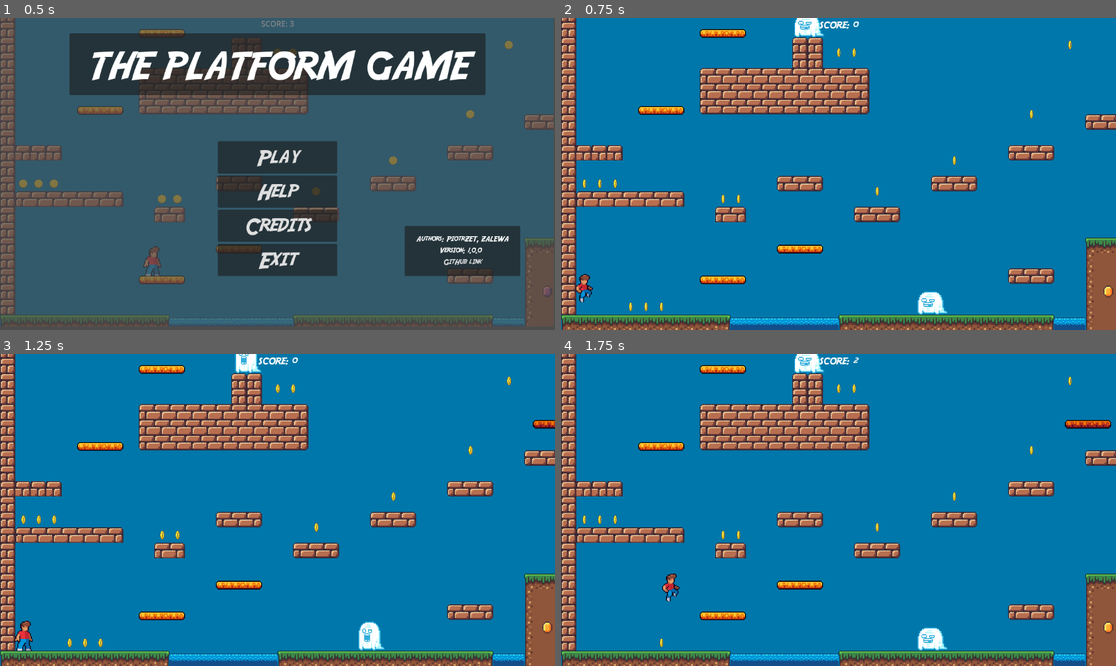
Above: before the commit, frames 1-4 (two rows, left to right).
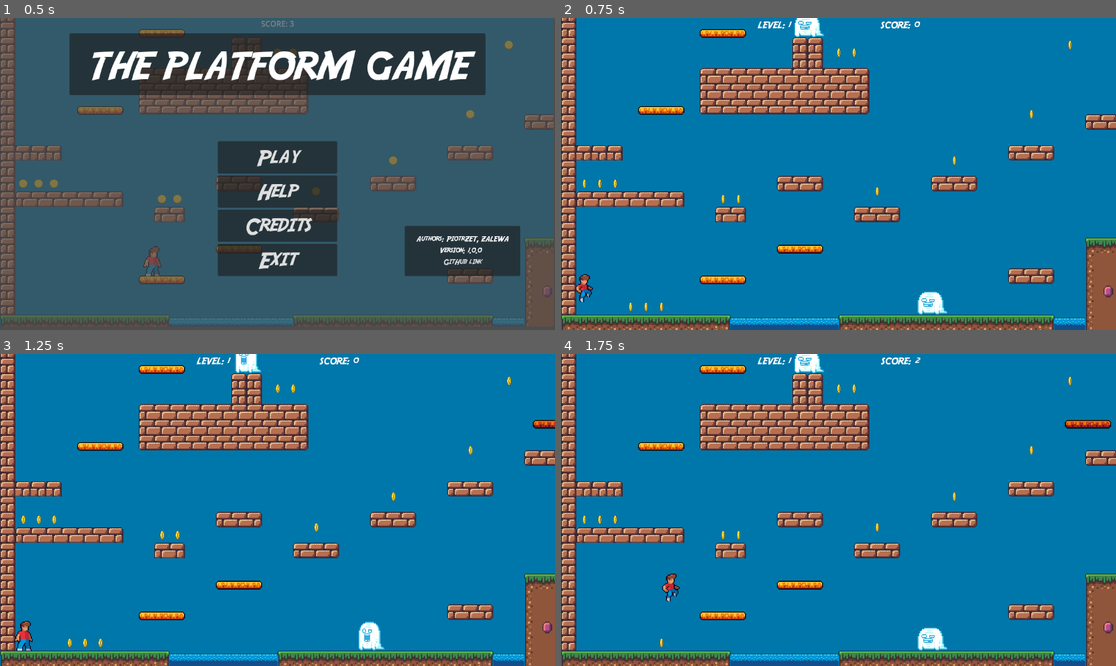
Above: after the commit, the same moments.

Repository: ZalewskiPiotr/Platform-game
Game: Godot game, scene res://scenes/start_page.tscn
Two runs of this game, one before a commit and one after it. Both use one fixed random seed, a clock stepped at 60 frames per second and the inputs below. Sound files missing from this copy of the repository are replaced by a short silence.
Inputs:
- Up to frame 1 (0.5 s): no input
- Up to frame 2 (0.75 s): click "Play" at 0.5 s
- Up to frame 3 (1.25 s): no input
- Up to frame 4 (1.75 s): hold D (move_right) from 1.28 s (still down); tap Space (jump) at 1.52 s

Frame 1 is identical in both runs. In frame 2, 0.3% of the frame differs, in the area x 35-100%, y 1-90%; in frame 3, 0.3%; in frame 4, 0.3%.

Commit message:
Wyświetlenie numeru układu na HUD

Diff:
--- a/assets/themes/menu_theme.tres
+++ b/assets/themes/menu_theme.tres
@@ -1,9 +1,12 @@
-[gd_resource type="Theme" load_steps=2 format=3 uid="uid://cqxawl3ghor6t"]
+[gd_resource type="Theme" load_steps=3 format=3 uid="uid://cqxawl3ghor6t"]
 
 [ext_resource type="FontFile" uid="uid://c1qmq60lrxjle" path="res://assets/fonts/Adventure.otf" id="1_way36"]
+
+[sub_resource type="StyleBoxEmpty" id="StyleBoxEmpty_cbfhh"]
 
 [resource]
 default_font = ExtResource("1_way36")
 Button/colors/font_hover_color = Color(0.47451, 0.0980392, 0.0156863, 1)
 Button/font_sizes/font_size = 46
 LinkButton/colors/font_hover_color = Color(0.47451, 0.0980392, 0.0156863, 1)
+PanelContainer/styles/panel = SubResource("StyleBoxEmpty_cbfhh")
--- a/levels/level.gd
+++ b/levels/level.gd
@@ -14,7 +14,8 @@
 ## i napisać przeciążone lub nowe metody
 
 #region Stałe i zmienne
-@onready var _hud: CanvasLayer = $HUD	# Dostęp do HUD
+@onready var _hud : CanvasLayer = $HUD	# Dostęp do HUD
+@export var _level_number : int # Numer układu. Musi być ustawiony ręcznie przez programistę
 #endregion
 
 func _input(event: InputEvent) -> void:
@@ -27,6 +28,7 @@
 func _ready() -> void:
 	GlobalEvents.coin_collected.connect(_on_coin_collected)
 	_hud.show_score(GameManager.get_score())
+	_hud.set_level(_level_number)
 
 ## Aktualizacja HUD w momencie zebrania coina
 func _on_coin_collected() -> void:
--- a/levels/level_1.tscn
+++ b/levels/level_1.tscn
@@ -11,6 +11,7 @@
 [ext_resource type="PackedScene" uid="uid://cm54u2dfjgr5g" path="res://scenes/door.tscn" id="10_scbk7"]
 
 [node name="Level_1" instance=ExtResource("1_tpc8u")]
+_level_number = 1
 
 [node name="LayerBackground" parent="Layers" index="0"]
 tile_map_data = PackedByteArray("AAAAAAAAAAAEAAoAAAAAAAEAAAAEAAoAAAAAAAIAAAAEAAoAAAAAAAMAAAAEAAoAAAAAAAQAAAAEAAoAAAAAAA …(51760 unchanged characters)…
--- a/levels/level_2.tscn
+++ b/levels/level_2.tscn
@@ -5,6 +5,7 @@
 [ext_resource type="PackedScene" uid="uid://cm54u2dfjgr5g" path="res://scenes/door.tscn" id="3_h87yv"]
 
 [node name="Level2" instance=ExtResource("1_8h80g")]
+_level_number = 2
 
 [node name="LayerFloor" parent="Layers" index="2"]
 tile_map_data = PackedByteArray("AAAAACAAAAADAAIAAAABACAAAAAEAAIAAAACACAAAAAEAAIAAAADACAAAAAEAAIAAAAJACAAAAADAAIAAAAKACAAAAAEAAIAAAALACAAAAAEAAIAAAAMACAAAAAEAAIAAAANACAAAAAEAAIAAAAOACAAAAAEAAIAAAAPACAAAAAFAAIAAAAEACAAAAAFAAIAAAA=")
--- a/levels/level_test_1.tscn
+++ b/levels/level_test_1.tscn
@@ -8,13 +8,10 @@
 
 [node name="LevelTest1" instance=ExtResource("1_pj0o5")]
 script = ExtResource("2_somrx")
+_level_number = 999
 
 [node name="LayerFloor" parent="Layers" index="2"]
 tile_map_data = PackedByteArray("AAACACcAAAADAAIAAAADACcAAAADAAIAAAAEACcAAAADAAIAAAAFACcAAAADAAIAAAAGACcAAAADAAIAAAAHAC …(192 unchanged characters)…
-
-[node name="Door" parent="Layers" index="5" instance=ExtResource("5_rnup0")]
-position = Vector2(288, 608)
-_door_to_level = 1
 
 [node name="Coin" parent="Coins" index="0" instance=ExtResource("3_ryw82")]
 position = Vector2(136, 613)
@@ -27,3 +24,7 @@
 
 [node name="Player" parent="." index="5" instance=ExtResource("4_m3u4b")]
 position = Vector2(76, 569)
+
+[node name="Door" parent="." index="6" instance=ExtResource("5_rnup0")]
+position = Vector2(288, 608)
+_door_to_level = 1
--- a/scenes/hud.gd
+++ b/scenes/hud.gd
@@ -4,9 +4,15 @@
 ## W czasie gry na ekranie wyświetlane są rózne informacje np. punkty
 
 #region Stałe i zmienne
-@onready var _score: Label = $Score	# Label do wyświetlania punktów
+@onready var _score: Label = $PanelContainer/Score # Label do wyświetlania punktów
+@onready var _level: Label = $PanelContainer/Level # Label do wyświetlania numeru układu
+
 #endregion
 
 ## Metoda publiczna, która aktualizuje punkty wyświetlane na ekranie
-func show_score(score : int):
+func show_score(score : int) -> void:
 	_score.text = "SCORE: " + str(score)
+
+## Metoda publiczna, która wyświetla numer aktualnego układu
+func set_level(level : int) -> void:
+	_level.text = "LEVEL: " + str(level)
--- a/scenes/hud.tscn
+++ b/scenes/hud.tscn
@@ -6,14 +6,24 @@
 [node name="HUD" type="CanvasLayer"]
 script = ExtResource("1_2t3mb")
 
-[node name="Score" type="Label" parent="."]
+[node name="PanelContainer" type="PanelContainer" parent="."]
 anchors_preset = 5
 anchor_left = 0.5
 anchor_right = 0.5
-offset_left = -30.0
-offset_right = 30.0
-offset_bottom = 23.0
+offset_left = -168.0
+offset_right = 168.0
+offset_bottom = 26.0
 grow_horizontal = 2
 theme = ExtResource("2_133ar")
+
+[node name="Level" type="Label" parent="PanelContainer"]
+layout_mode = 2
+size_flags_horizontal = 0
 theme_override_font_sizes/font_size = 20
-text = "SCORE: "
+text = "LEVEL:"
+
+[node name="Score" type="Label" parent="PanelContainer"]
+layout_mode = 2
+size_flags_horizontal = 8
+theme_override_font_sizes/font_size = 20
+text = "SCORE:"
